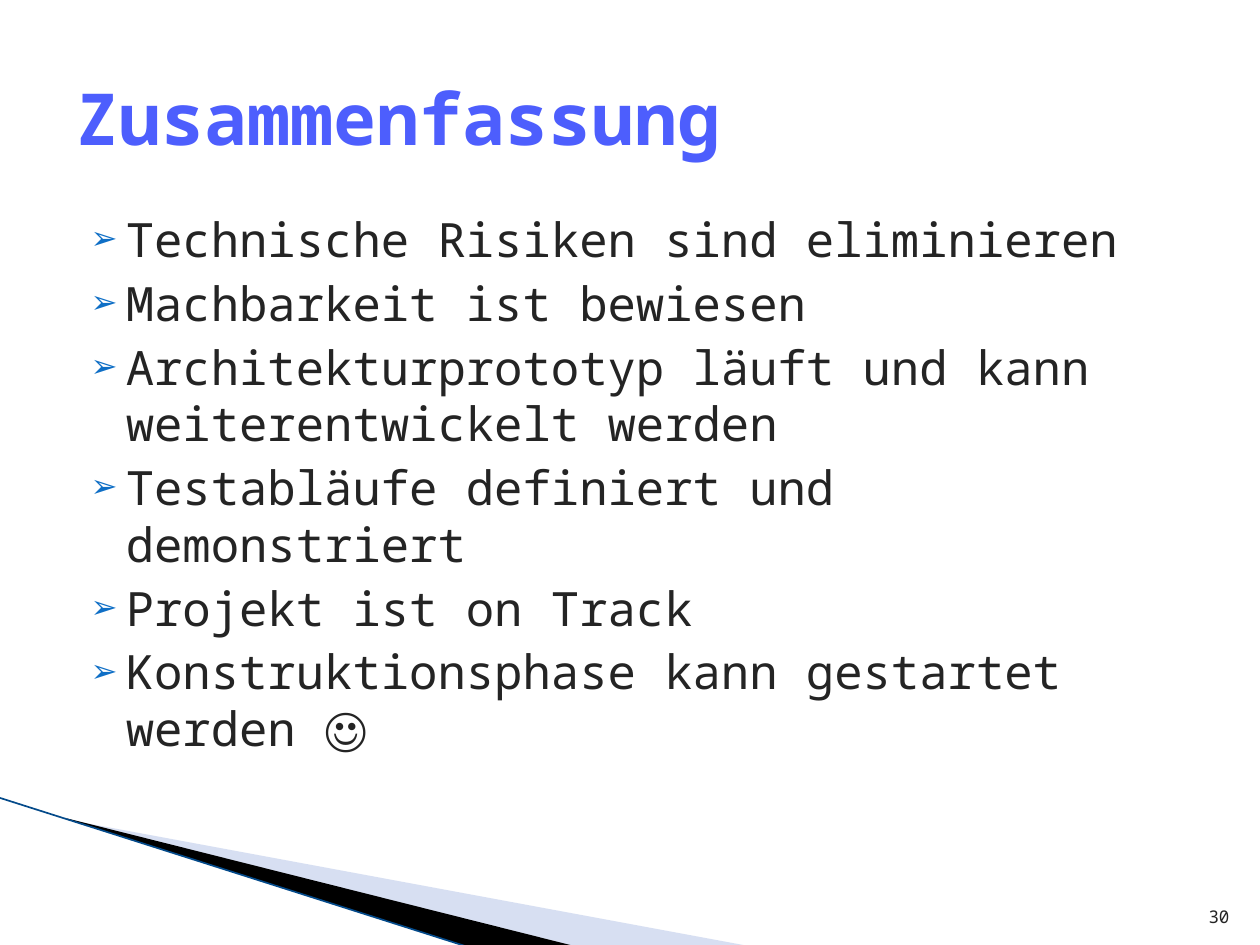
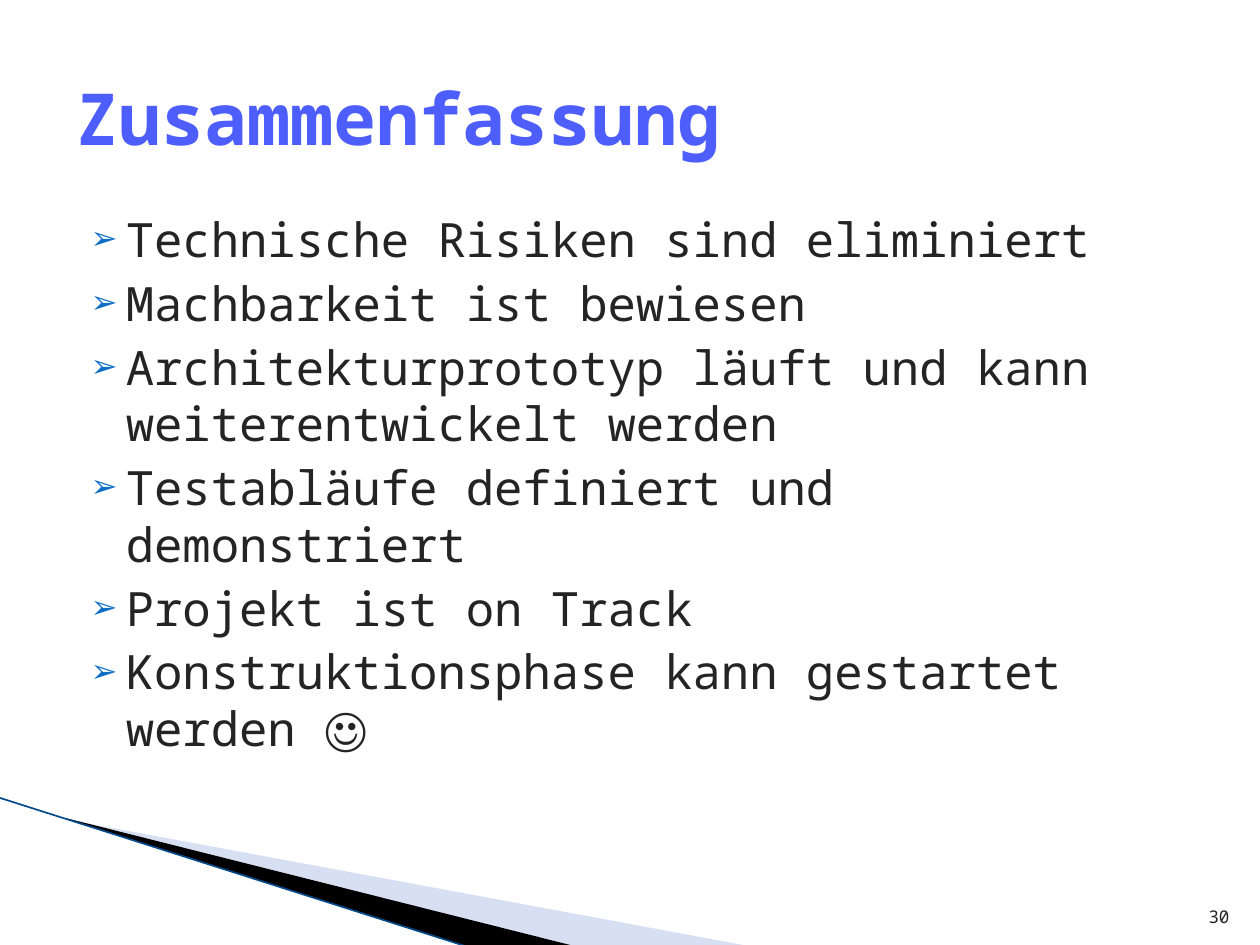
Before and after one commit to lukaselmer/hsr-mrt-software-engineering-2-project, a slide deck: slide 30 of doc/05_Design/praesentation_ms3.pptx. Drawn at 1260x945 pixels with LibreOffice and Linux fonts; fonts in the diff are those of the drawing; background and template pictures are left out. Boxes give left, top, right and bottom in pixels: in the first picture for what was removed or moved away, otherwise in the second. Text is boxed around its words. In the diff, an @@ line names an element or a change of style, - is before the commit and + after.

Commit message:
refs #166 Präsentation

```diff
--- a/doc/05_Design/praesentation_ms3.pptx
+++ b/doc/05_Design/praesentation_ms3.pptx
@@ text at box(126, 221, 1089, 258): text changed @@
-➢ Technische Risiken sind eliminieren
+➢ Technische Risiken sind eliminiert
```
